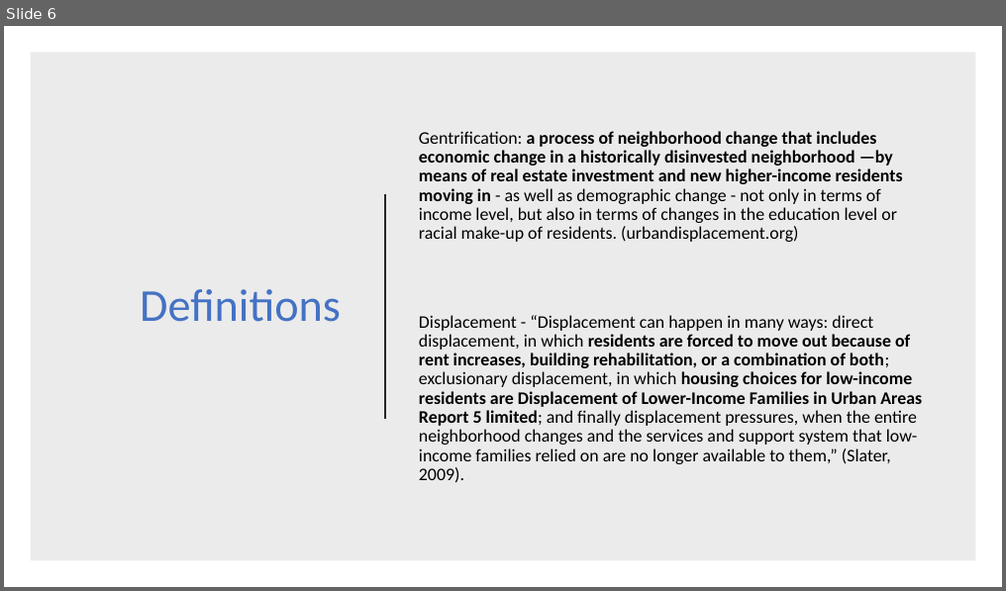
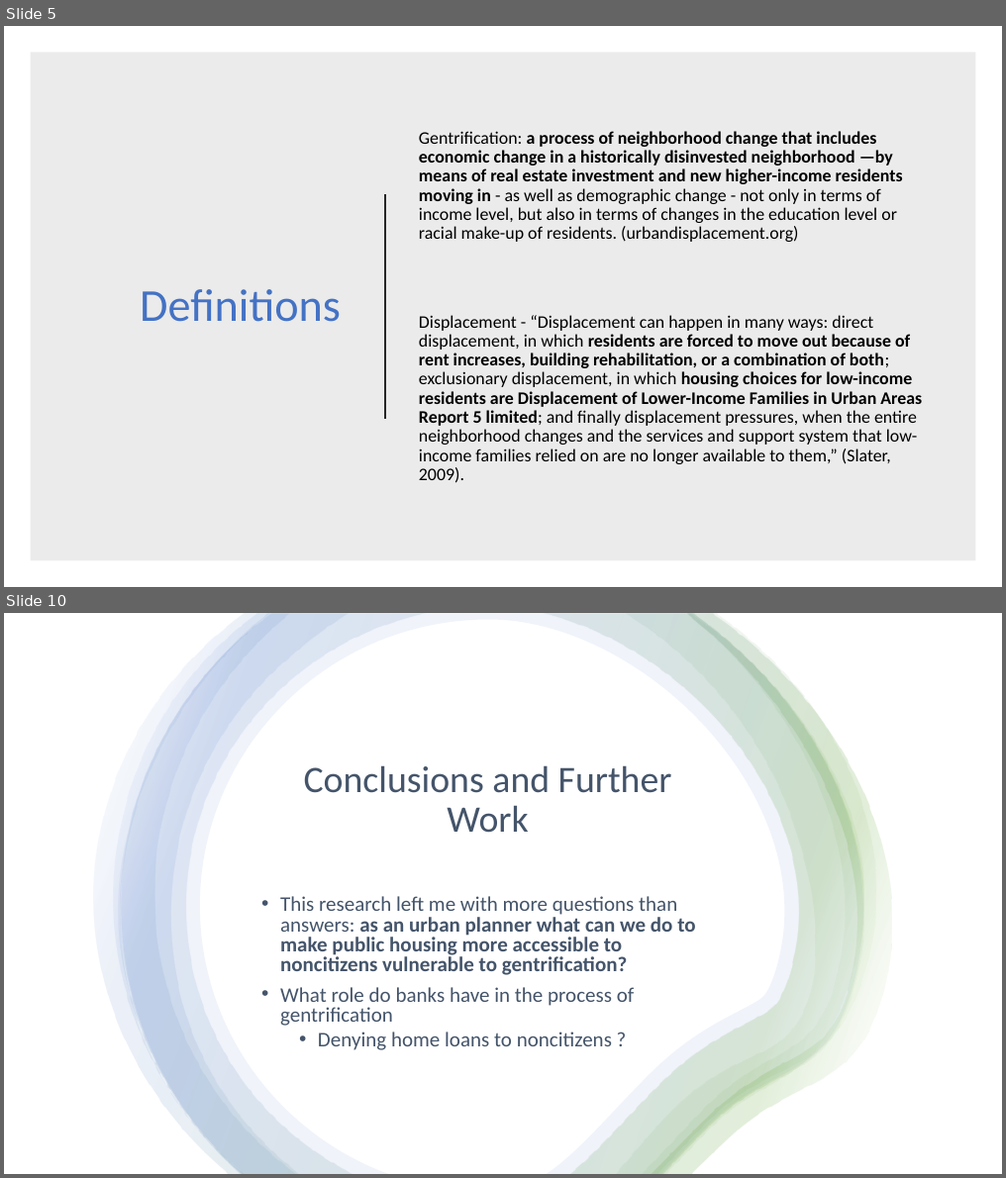
Before and after one commit to rbarre23/rbarre23, a slide deck: 5_Final_Project/3_Presentation/Gentrification and Citizenship.pptx. Shown one above the other, each under a label of ours: slide 6 before the commit, slides 5 and 10 after it; the slides between them are not shown. The pictures are 1006x591 and 1006x1178 pixels, drawn with LibreOffice and Linux fonts; fonts in the diff are those of the drawing. Boxes give left, top, right and bottom in pixels: in the first picture for what was removed or moved away, otherwise in the second. Text is boxed around its words. In the diff, an @@ line names an element or a change of style, - is before the commit and + after.

```diff
--- a/5_Final_Project/3_Presentation/Gentrification and Citizenship.pptx
+++ b/5_Final_Project/3_Presentation/Gentrification and Citizenship.pptx
@@ slide 10 added at bbox=[4, 613, 1002, 1174], background #FFFFFF @@
@@ group added at bbox=[93, 613, 891, 1174]: 5 freeform shapes @@
@@ title added at bbox=[304, 765, 672, 833], 36 pt, text #44546A @@
+Conclusions and Further Work
@@ text added at bbox=[280, 896, 695, 1051], 20 pt, text #44546A @@
+• This research left me with more questions than answers: as an urban planner what can we do to make public housing more accessible to noncitizens vulnerable to gentrification?
+• What role do banks have in the process of gentrification
+  • Denying home loans to noncitizens ?
@@ what was slide 6 is now slide 5 @@
```
Also in this commit, not shown: 2 slides changed, 3 other slides added, 2 slides removed, 3 other files.
